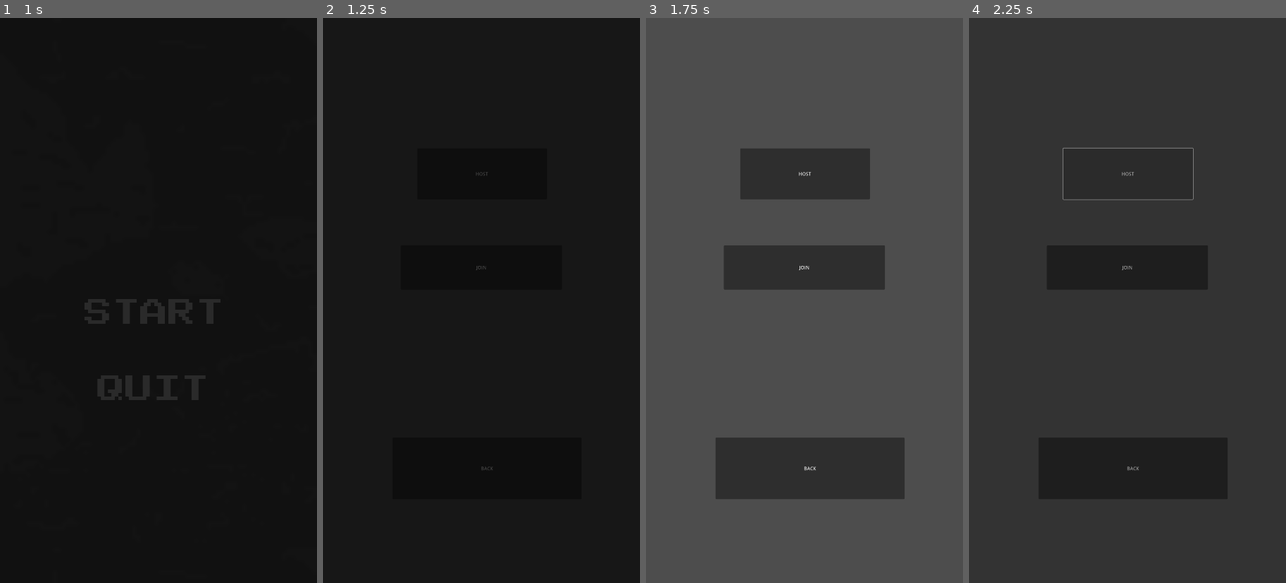
Above: before the commit, frames 1-4 (left to right).
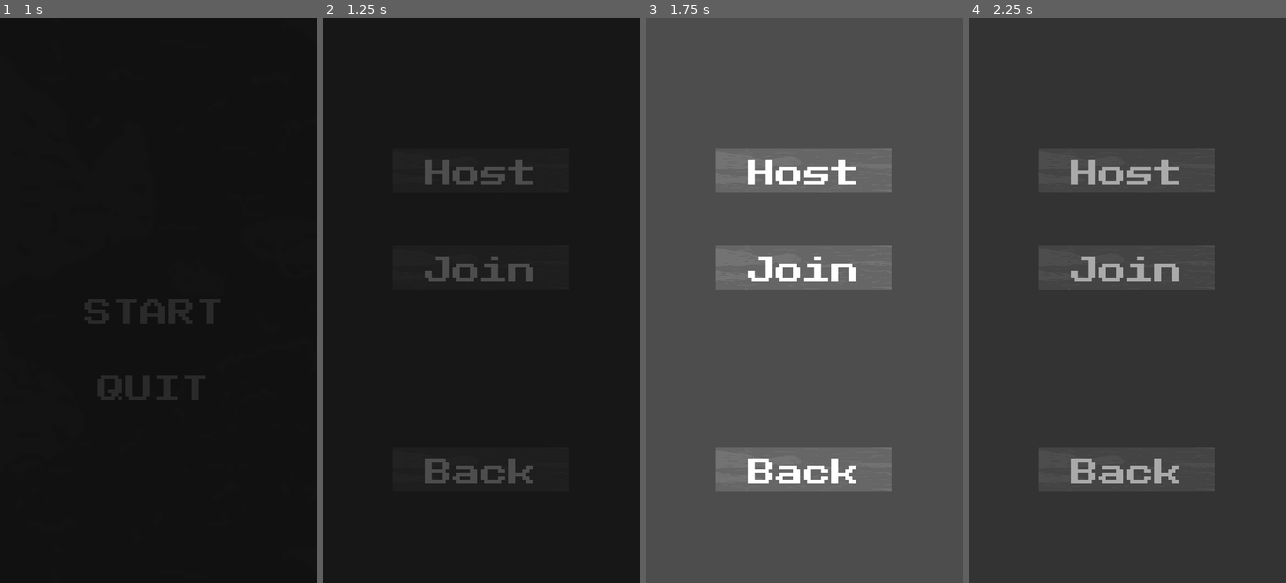
Above: after the commit, the same moments.

Repository: Koloss0/Out-Of-The-Gutter
Game: Godot game, scene res://Scenes/title_page.tscn
The game is run twice, just before and just after one commit, with the same random seed, the same clock (stepped at 60 frames per second) and the same inputs.
Inputs (mouse positions are in pixels of both pictures, inside the frame that each line leads up to):
- Up to frame 1 (1 s): click "START" at 0.5 s
- Up to frame 2 (1.25 s): no input
- Up to frame 3 (1.75 s): click (804, 266) at 1.25 s, where only the run before the commit has a clickable "JOIN"
- Up to frame 4 (2.25 s): click (1127, 170) at 2 s, where only the run after the commit has a clickable "Host"

Frame 1 is identical in both runs. In frame 2, 2.1% of the frame differs, in the area x 32-67%, y 25-83%; in frame 3, 16%, in the area x 22-82%, y 23-86%; in frame 4, 12%.

Commit message:
fix: fixed host join page.

Diff:
--- a/Scenes/HostJoin_page.tscn
+++ b/Scenes/HostJoin_page.tscn
@@ -1,4 +1,6 @@
-[gd_scene load_steps=2 format=3 uid="uid://gep28ojo02rb"]
+[gd_scene load_steps=3 format=3 uid="uid://gep28ojo02rb"]
+
+[ext_resource type="PackedScene" uid="uid://d06y0af7layko" path="res://Scenes/labeled_texture_button.tscn" id="1_hprpf"]
 
 [sub_resource type="GDScript" id="GDScript_xwxs2"]
 resource_name = "StartGame"
@@ -15,14 +17,14 @@
 	pass
 
 
-func _on_back_pressed():
-	SceneManager.fade_to_scene(\"TitlePage\")
+func _on_host_button_pressed() -> void:
+	SceneManager.fade_to_scene(\"res://Scenes/host_page.tscn\")
 
-func on_join_pressed():
+func _on_join_button_pressed() -> void:
 	SceneManager.fade_to_scene(\"res://Scenes/join_page.tscn\")
 
-func on_host_pressed():
-	SceneManager.fade_to_scene(\"res://Scenes/host_page.tscn\")
+func _on_back_button_pressed() -> void:
+	SceneManager.fade_to_scene(\"TitlePage\")
 "
 
 [node name="StartGame-HostJoin" type="Control"]
@@ -34,31 +36,40 @@
 grow_vertical = 2
 script = SubResource("GDScript_xwxs2")
 
-[node name="Join" type="Button" parent="."]
-layout_mode = 0
-offset_left = 265.0
-offset_top = 773.0
-offset_right = 814.0
-offset_bottom = 923.0
-text = "JOIN"
-
-[node name="Back" type="Button" parent="."]
+[node name="HostButton" parent="." instance=ExtResource("1_hprpf")]
 layout_mode = 0
 offset_left = 237.0
-offset_top = 1426.0
-offset_right = 881.0
-offset_bottom = 1635.0
-text = "BACK
-"
+offset_top = 443.0
+offset_right = 837.0
+offset_bottom = 593.0
 
-[node name="Host" type="Button" parent="."]
-layout_mode = 1
-offset_left = 321.0
-offset_top = 443.0
-offset_right = 763.0
-offset_bottom = 616.0
-text = "HOST"
+[node name="Label" parent="HostButton" index="0"]
+text = "Host"
 
-[connection signal="pressed" from="Join" to="." method="on_join_pressed"]
-[connection signal="pressed" from="Back" to="." method="_on_back_pressed"]
-[connection signal="pressed" from="Host" to="." method="on_host_pressed"]
+[node name="JoinButton" parent="." instance=ExtResource("1_hprpf")]
+layout_mode = 0
+offset_left = 237.0
+offset_top = 773.0
+offset_right = 837.0
+offset_bottom = 923.0
+
+[node name="Label" parent="JoinButton" index="0"]
+text = "Join"
+
+[node name="BackButton" parent="." instance=ExtResource("1_hprpf")]
+layout_mode = 0
+offset_left = 237.0
+offset_top = 1459.0
+offset_right = 837.0
+offset_bottom = 1609.0
+
+[node name="Label" parent="BackButton" index="0"]
+text = "Back"
+
+[connection signal="pressed" from="HostButton" to="." method="_on_host_button_pressed"]
+[connection signal="pressed" from="JoinButton" to="." method="_on_join_button_pressed"]
+[connection signal="pressed" from="BackButton" to="." method="_on_back_button_pressed"]
+
+[editable path="HostButton"]
+[editable path="JoinButton"]
+[editable path="BackButton"]
--- a/Scenes/labeled_texture_button.tscn
+++ b/Scenes/labeled_texture_button.tscn
@@ -22,3 +22,4 @@
 text = "Label"
 horizontal_alignment = 1
 vertical_alignment = 1
+metadata/_edit_lock_ = true
